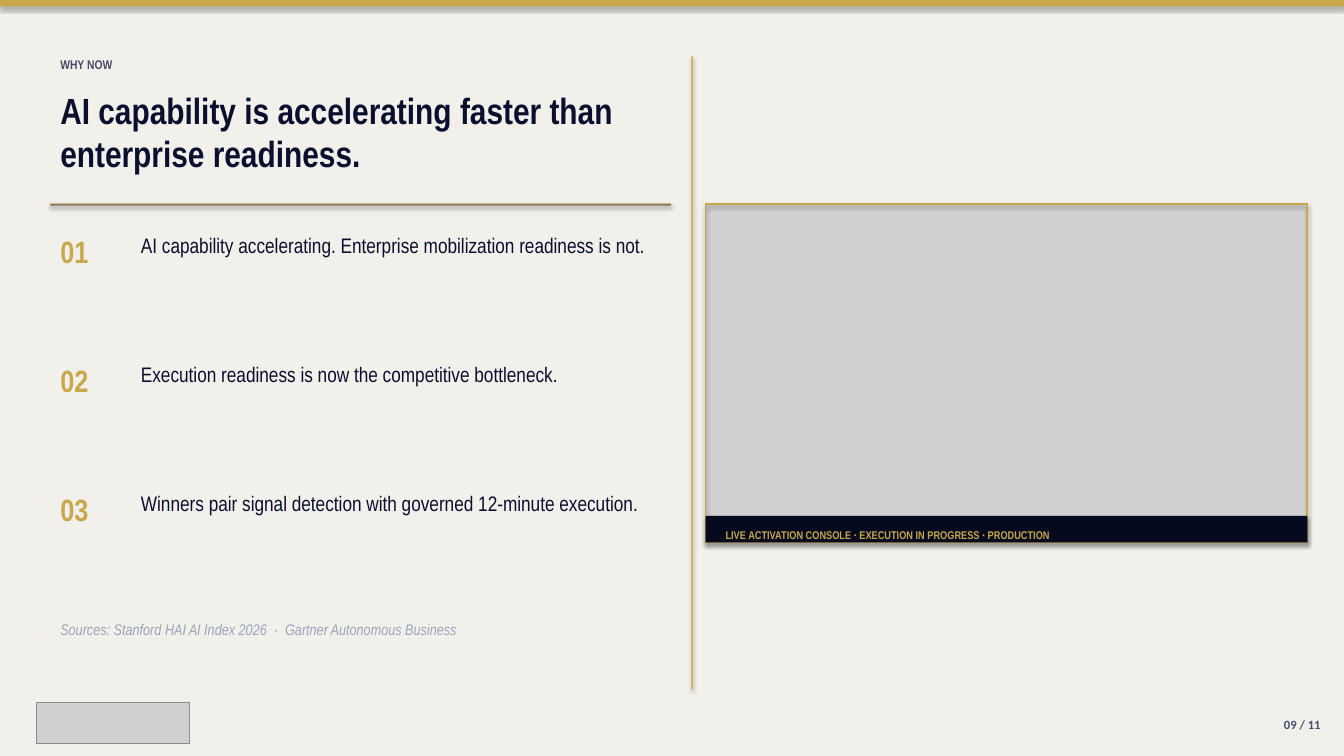
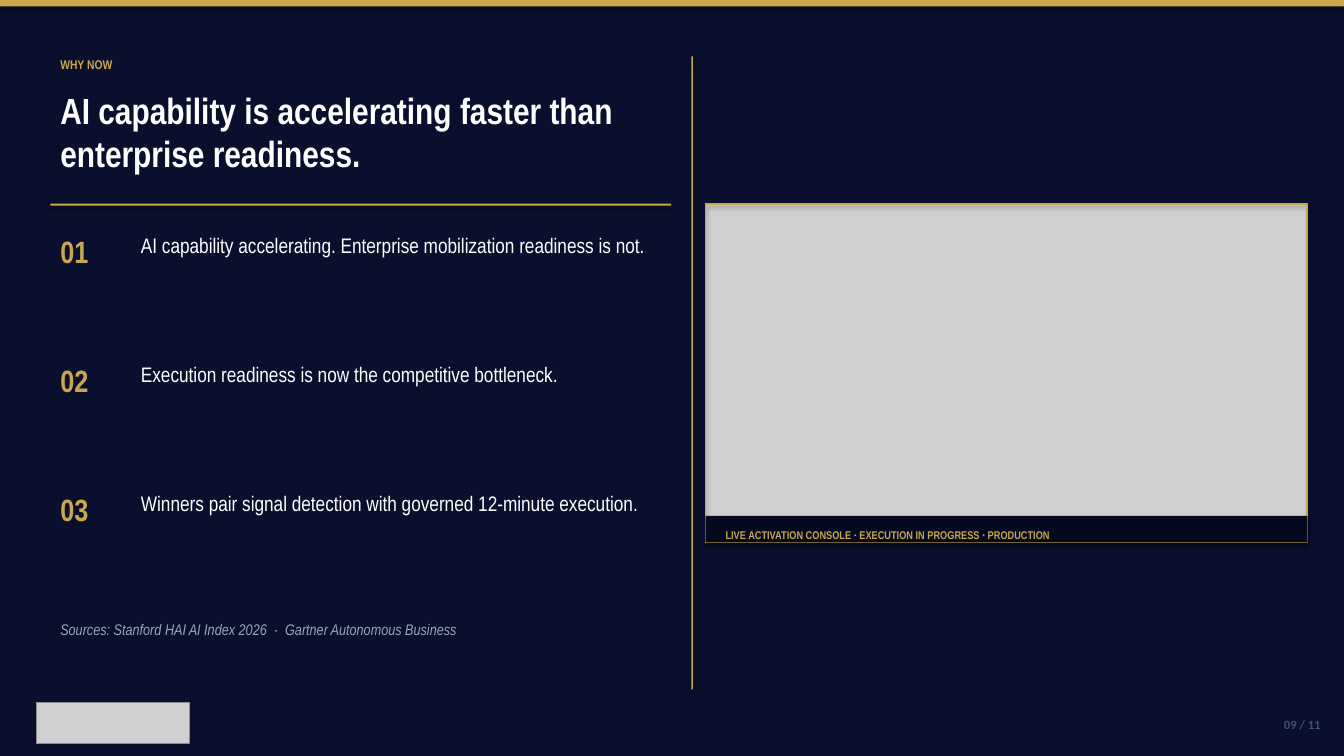
Before and after one commit to mbrunke18/CodePlatform1, a slide deck: slide 9 of attached_assets/VaughnMartin-Investor-Pitch-Deck-v10.pptx. Drawn at 1344x756 pixels with LibreOffice and Linux fonts; fonts in the diff are those of the drawing; grey boxes stand for pictures. Boxes give left, top, right and bottom in pixels: in the first picture for what was removed or moved away, otherwise in the second. Text is boxed around its words. In the diff, an @@ line names an element or a change of style, - is before the commit and + after.

```diff
--- a/attached_assets/VaughnMartin-Investor-Pitch-Deck-v10.pptx
+++ b/attached_assets/VaughnMartin-Investor-Pitch-Deck-v10.pptx
@@ background #F2F0EB to #0A0F2E @@
@@ text "WHY NOW" at [60,60,112,69]: text colour #444A68 to #C9A84C @@
@@ rectangle at [50,204,671,206]: fill #887850 to #C9A84C @@
@@ text colour #0A0F2E to #FFFFFF in 4 elements at [60,97,613,174], [141,237,645,258], [141,366,557,387], [141,495,637,516] @@
```
Also in this commit, not shown: 2 other files.
